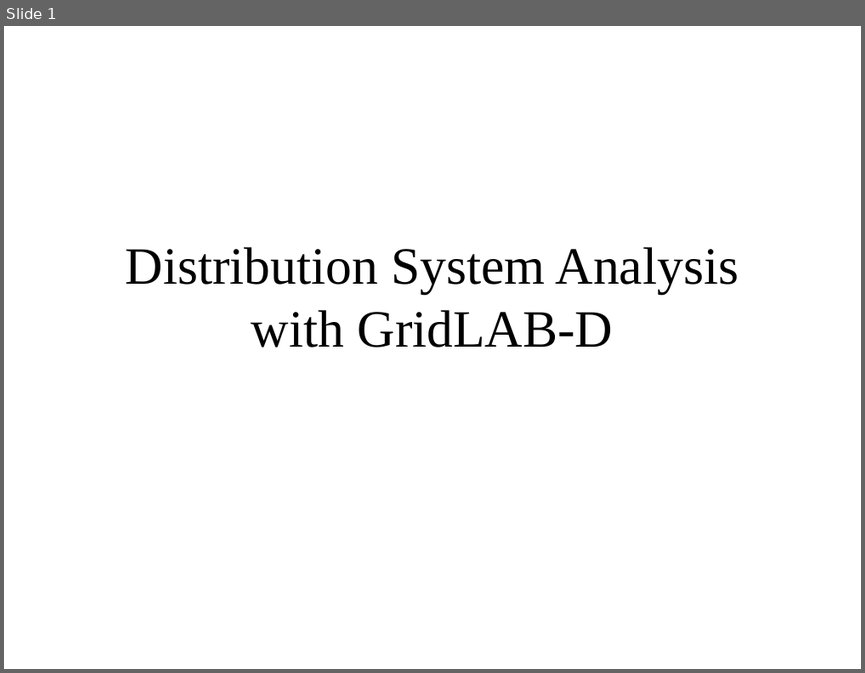
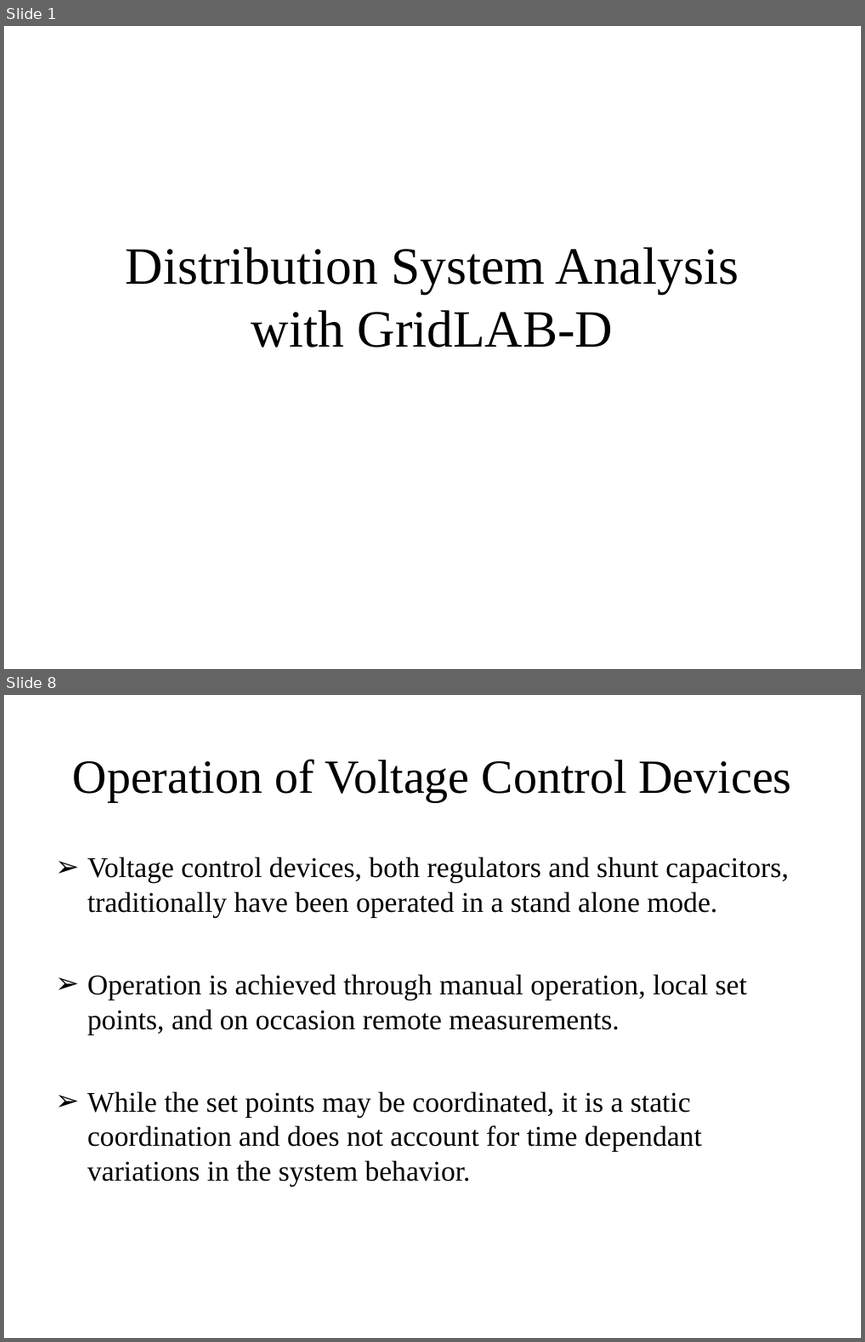
Before and after one commit to gridlab-d/course, a slide deck: Distribution Analysis Course/2.0 - CVR.ppt. Shown one above the other, each under a label of ours: slide 1 before the commit, slides 1 and 8 after it; the slides between them are not shown. The pictures are 865x673 and 865x1342 pixels, drawn with LibreOffice and Linux fonts; fonts in the diff are those of the drawing. Boxes give left, top, right and bottom in pixels: in the first picture for what was removed or moved away, otherwise in the second. Text is boxed around its words. In the diff, an @@ line names an element or a change of style, - is before the commit and + after.

```diff
--- a/Distribution Analysis Course/2.0 - CVR.ppt
+++ b/Distribution Analysis Course/2.0 - CVR.ppt
@@ slide 8 added at box(4, 695, 861, 1338), background #FFFFFF @@
@@ title added at box(73, 759, 792, 802), 40 pt, text #000000 @@
+Operation of Voltage Control Devices
@@ text added at box(87, 857, 789, 1185), 24 pt, text #000000 @@
+➢ Voltage control devices, both regulators and shunt capacitors, traditionally have been operated in a stand alone mode.
+➢ Operation is achieved through manual operation, local set points, and on occasion remote measurements.
+➢ While the set points may be coordinated, it is a static coordination and does not account for time dependant variations in the system behavior.
```
Also in this commit, not shown: 59 other slides added, 1 slide removed, 1 other file.
